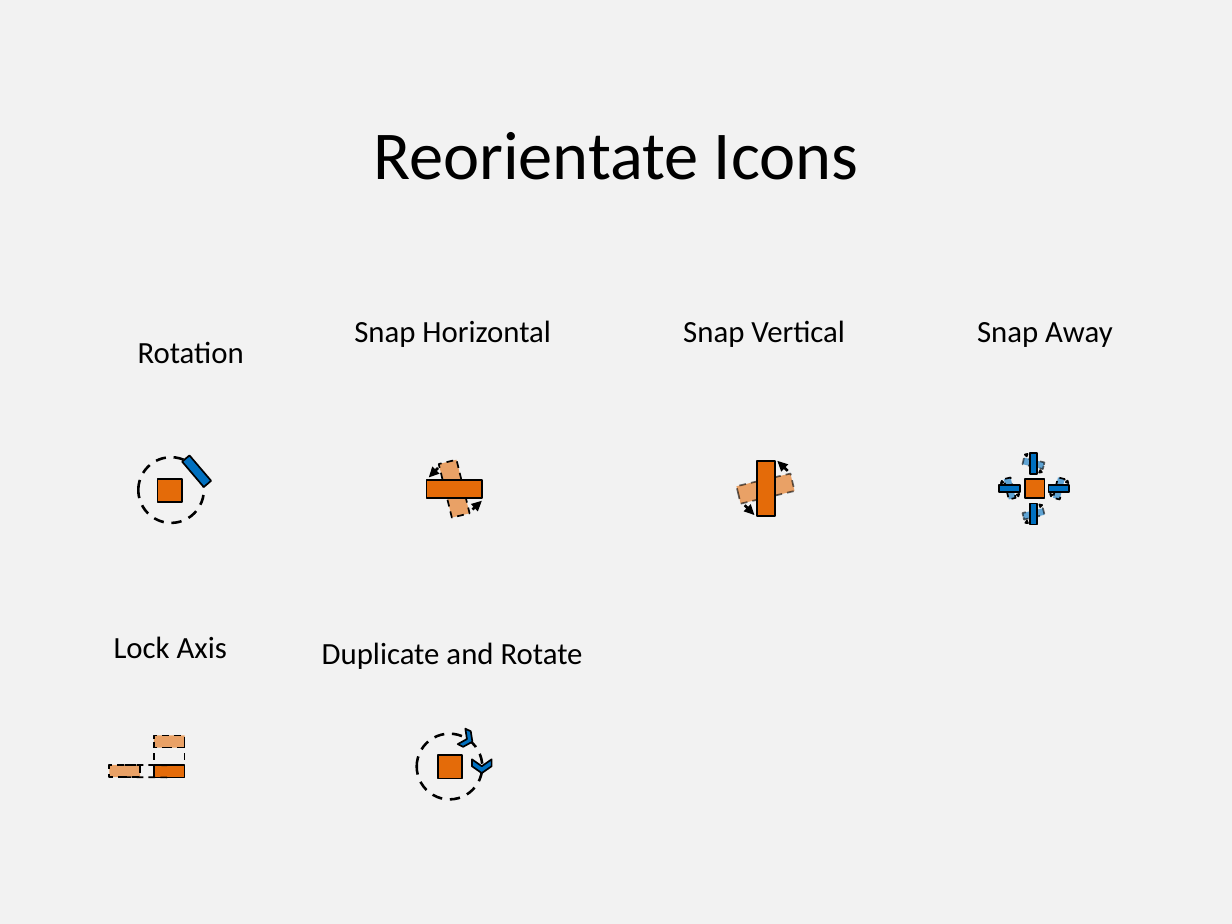
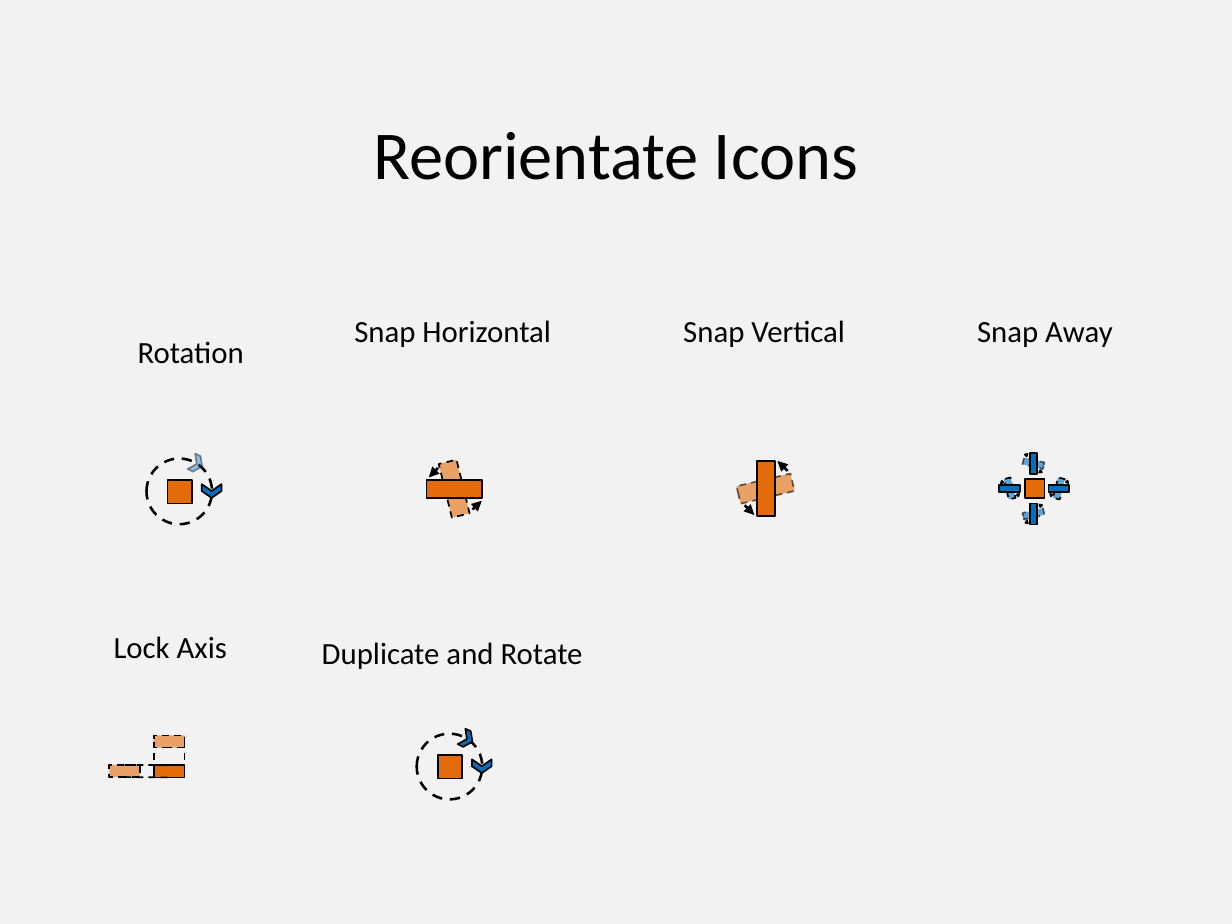
Before and after one commit to PowerPointLabs/PowerPointLabs, a slide deck: slide 6 of doc/Icons-PositionsLab.pptx. Drawn at 1232x924 pixels with LibreOffice and Linux fonts; fonts in the diff are those of the drawing. Boxes give left, top, right and bottom in pixels: in the first picture for what was removed or moved away, otherwise in the second. Text is boxed around its words. In the diff, an @@ line names an element or a change of style, - is before the commit and + after.

```diff
--- a/doc/Icons-PositionsLab.pptx
+++ b/doc/Icons-PositionsLab.pptx
@@ ellipse: place and size @@
-ellipse at bbox=[138, 457, 203, 522]
+ellipse at bbox=[147, 458, 212, 524]
@@ rectangle removed at bbox=[183, 455, 212, 487] @@
@@ chevron added at bbox=[188, 454, 206, 475], fill #0070C0 at 40% opacity, outline #000000 1 pt @@
@@ rectangle: place and size @@
-rectangle at bbox=[158, 479, 182, 503]
+rectangle at bbox=[168, 480, 192, 504]
@@ chevron added at bbox=[201, 485, 221, 498], fill #0070C0, outline #000000 1 pt @@
```
Also in this commit, not shown: 1 other file.
